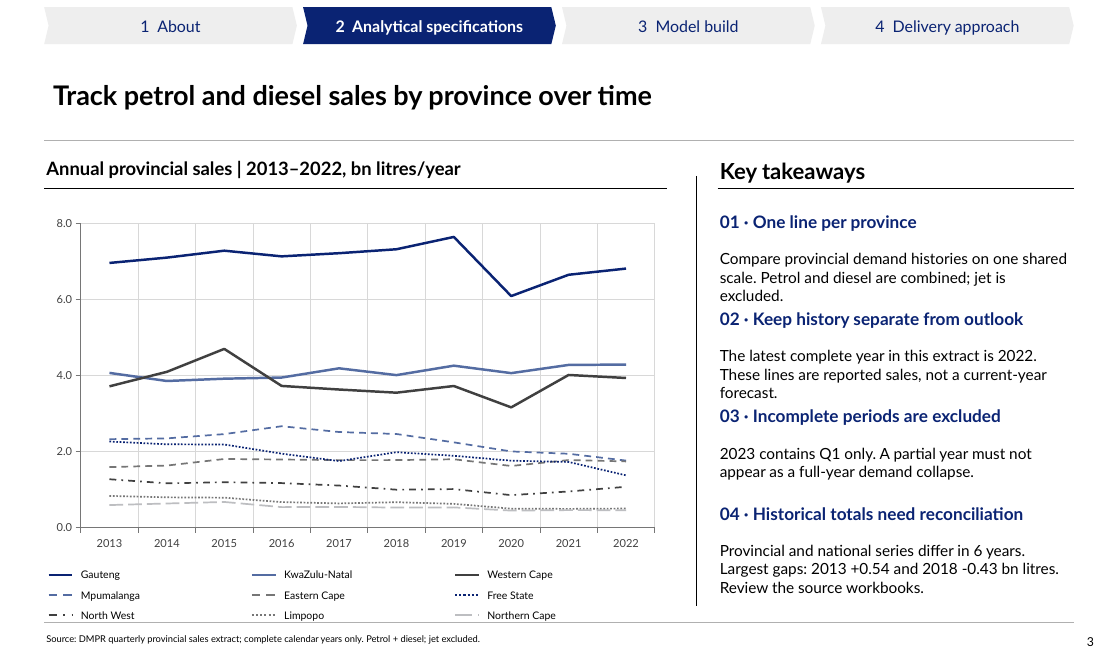
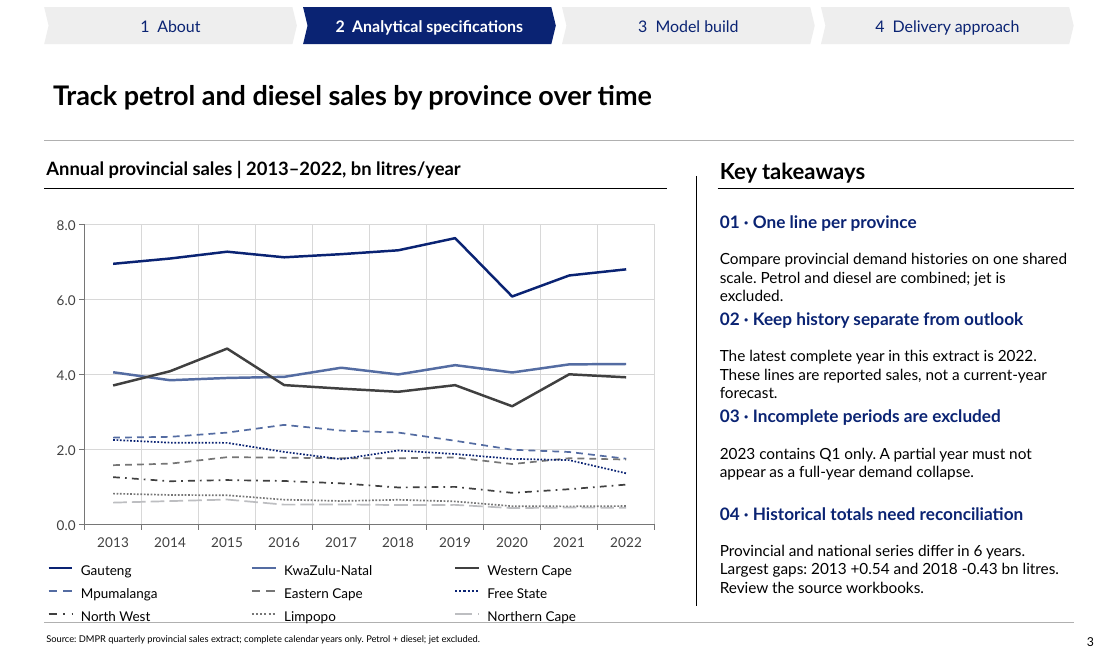
Before and after one commit to Africa-International-Advisors/liquid_fuels_model, a slide deck: slide 3 of pptx/output/delivered/Vopak_Week1_Analytical_Pack_2026_10_06.pptx. Drawn at 1120x663 pixels with LibreOffice and Linux fonts; fonts in the diff are those of the drawing; background and template pictures are left out. Boxes give left, top, right and bottom in pixels: in the first picture for what was removed or moved away, otherwise in the second. Text is boxed around its words. In the diff, an @@ line names an element or a change of style, - is before the commit and + after.

Commit message:
Standardise map callouts and chart typography across the Week 1 pack
Use shared 12-point chart labels and values and 11-point axes, legends and map callouts. Resize callout boxes and align competitor text while preserving data, scales and the ten-page structure. Verify rendered PowerPoint and PDF, package checks and governance; 50 existing governance exceptions remain open.

```diff
--- a/pptx/output/delivered/Vopak_Week1_Analytical_Pack_2026_10_06.pptx
+++ b/pptx/output/delivered/Vopak_Week1_Analytical_Pack_2026_10_06.pptx
@@ line chart at [44, 210, 667, 557] @@
@@ category axis changed @@
@@ value axis changed @@
@@ 6 lines: place and size @@
-6 lines at [49, 575, 479, 595]
+6 lines at [49, 568, 479, 591]
@@ size 8.5 to 11 pt in 9 elements at [81, 588, 158, 601], [284, 588, 362, 601], [487, 588, 547, 598], [81, 611, 150, 623], [284, 611, 336, 624], [487, 611, 576, 624], [81, 565, 132, 578], [284, 565, 372, 575], [487, 565, 572, 578] @@
```
Also in this commit, not shown: 5 other slides changed, 10 other files.
